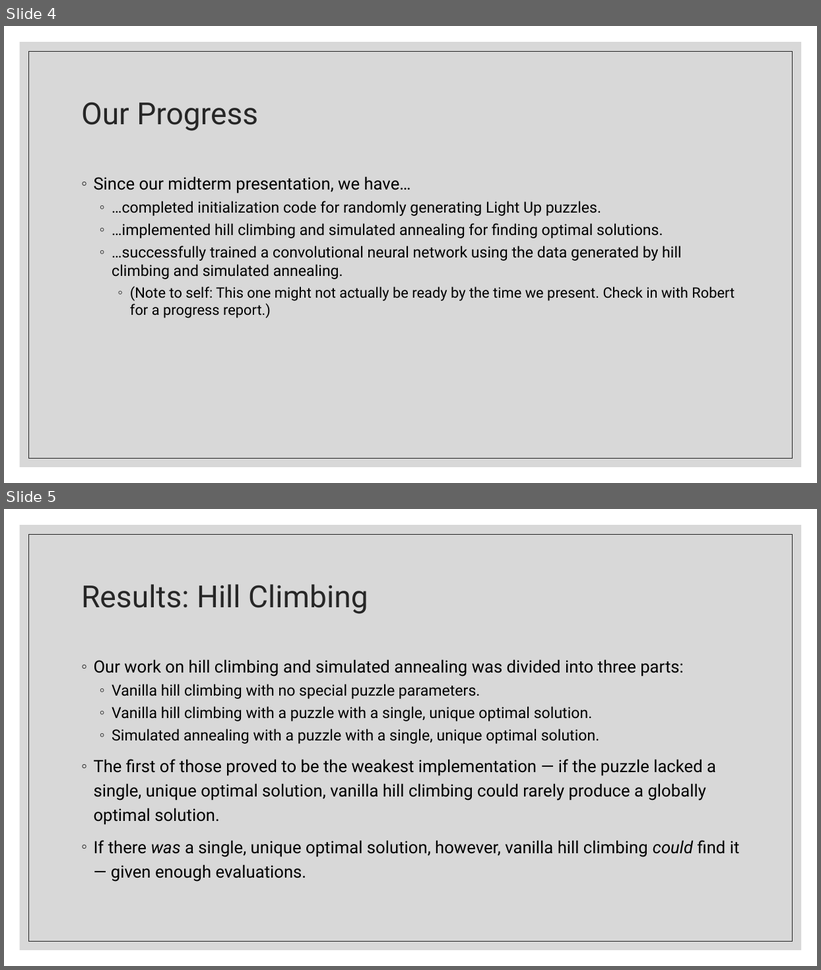
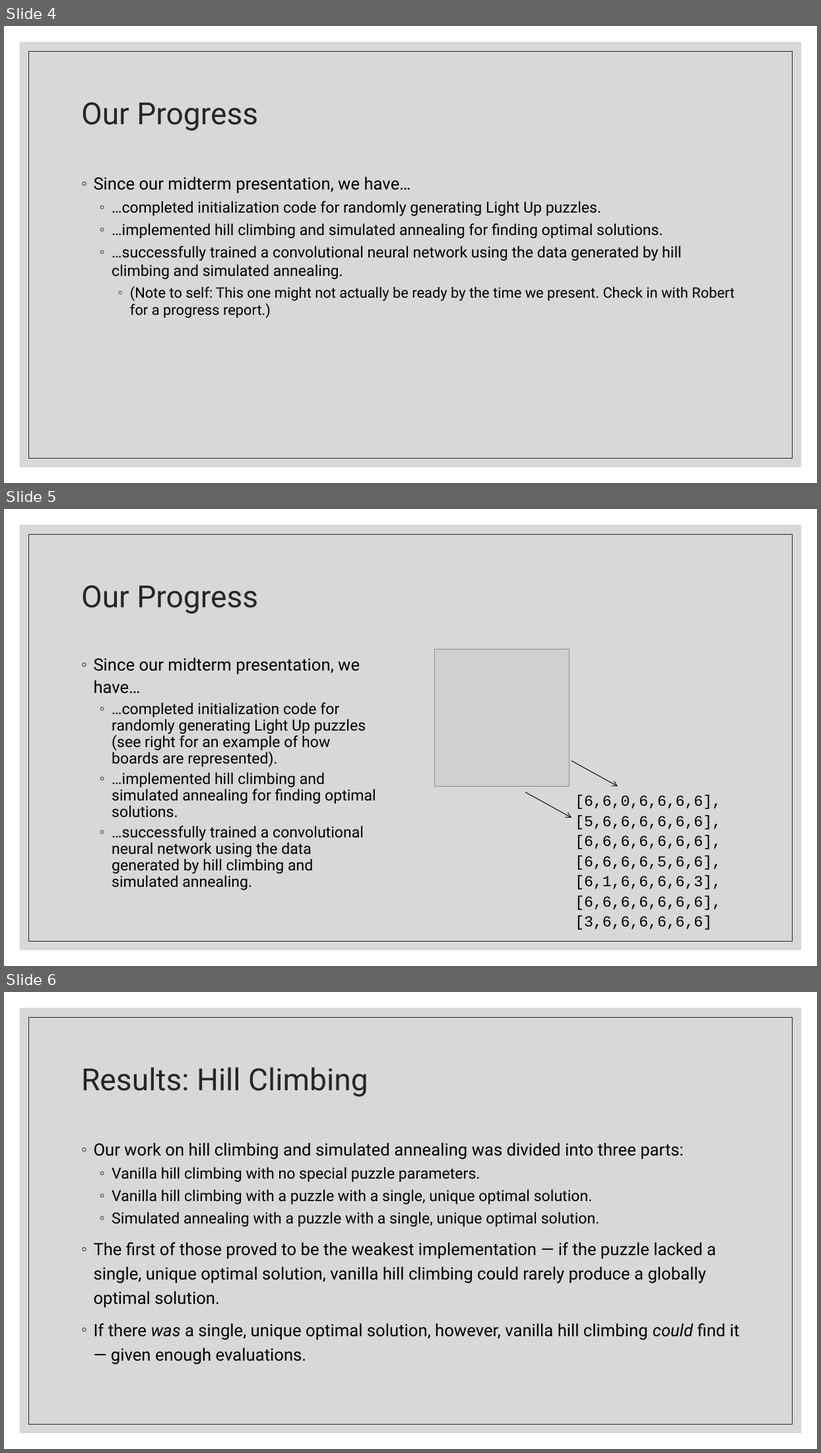
Before and after one commit to JSLBrowning/COMP-6606-Final-Project, a slide deck: Presentation/Final/Final Presentation.pptx. Shown one above the other, each under a label of ours: slides 4 and 5 before the commit, slides 4, 5 and 6 after it. The pictures are 821x970 and 821x1453 pixels, drawn with LibreOffice and Linux fonts; fonts in the diff are those of the drawing; grey boxes stand for pictures. Boxes give left, top, right and bottom in pixels: in the first picture for what was removed or moved away, otherwise in the second. Text is boxed around its words. In the diff, an @@ line names an element or a change of style, - is before the commit and + after.

```diff
--- a/Presentation/Final/Final Presentation.pptx
+++ b/Presentation/Final/Final Presentation.pptx
@@ slide 5 added at [4,509,817,966], background #FFFFFF; not listed: 2 template elements that a slide beside it also shows @@
@@ title added at [81,585,258,614], 36 pt, text #262626 @@
+Our Progress
@@ text added at [94,657,376,890], 18 pt, text #000000 @@
+◦ Since our midterm presentation, we have…
+  ◦ …completed initialization code for randomly generating Light Up puzzles (see right for an example of how boards are represented).
+  ◦ …implemented hill climbing and simulated annealing for finding optimal solutions.
+  ◦ …successfully trained a convolutional neural network using the data generated by hill climbing and simulated annealing.
@@ picture added at [435,650,570,787] @@
@@ arrow added from (572, 761) to (618, 787), #000000 0.75 pt @@
@@ arrow added from (525, 793) to (572, 818), #000000 0.75 pt @@
@@ text added at [575,795,721,930], 18 pt, text #000000 @@
+[6,6,0,6,6,6,6],
+[5,6,6,6,6,6,6],
+[6,6,6,6,6,6,6],
+[6,6,6,6,5,6,6],
+[6,1,6,6,6,6,3],
+[6,6,6,6,6,6,6],
+[3,6,6,6,6,6,6]
@@ what was slide 5 is now slide 6 @@
```
Also in this commit, not shown: 2 other files.
